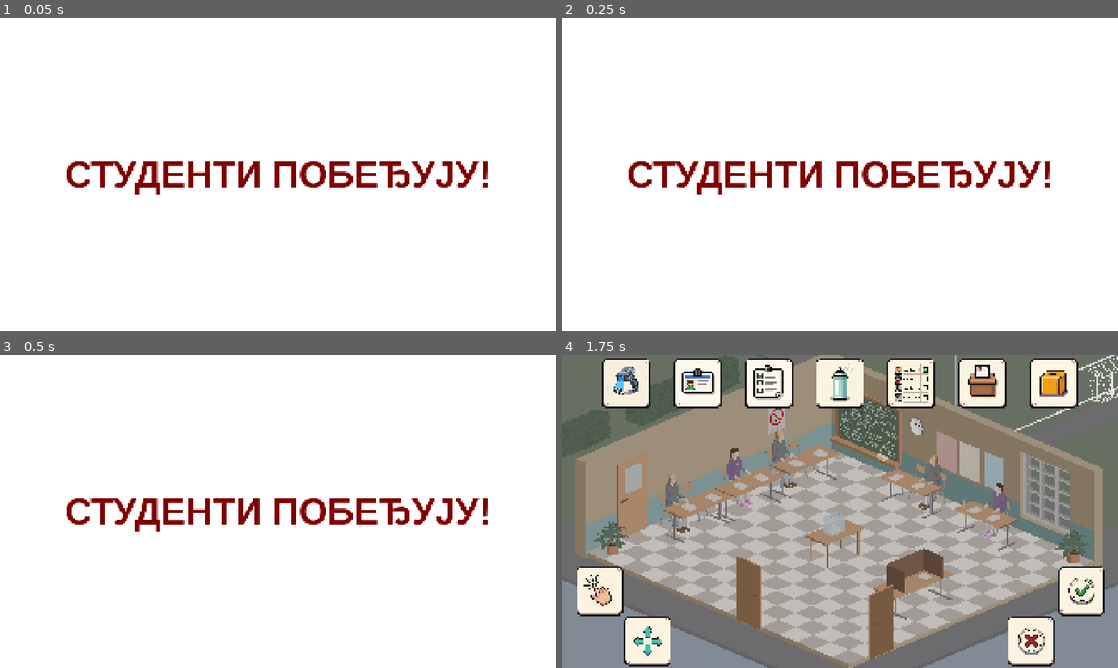
Above: before the commit, frames 1-4 (two rows, left to right).
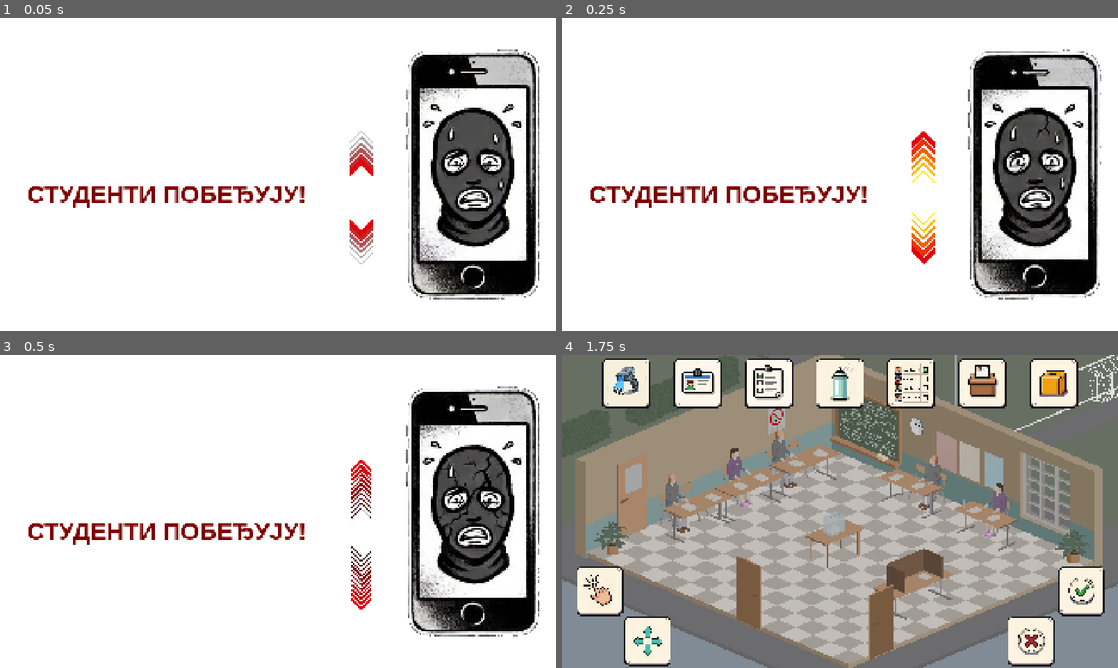
Above: after the commit, the same moments.

Repository: kreativna-blokada/blokadna-glasalica
Game: Godot game, scene res://!project/build/design/scenes/screens/main_menu.tscn
Same seed, same stepped clock (60 frames per second), same inputs: the game is played once before the commit and once after it. This scene is started directly instead of the project's main scene. Sound files missing from this copy of the repository are replaced by a short silence.
Inputs:
- Up to frame 1 (0.05 s): no input
- Up to frame 2 (0.25 s): no input
- Up to frame 3 (0.5 s): no input
- Up to frame 4 (1.75 s): hold Space (right) 0.53-1.28 s; hold A (select) 0.53-1.28 s; hold Down from 1.28 s (still down); tap D (start) at 1.35 s

The runs differ from the first frame. In frame 1, 17% of the frame differs, in the area x 5-97%, y 10-90%; in frame 2, 17%; in frame 3, 17%; in frame 4, nothing differs.
Error before the commit: Cannot call method 'set_input_as_handled' on a null value. (res://!project/build/design/scenes/screens/main_menu.gd:69)
Error after the commit: Cannot call method 'set_input_as_handled' on a null value. (res://!project/build/design/scenes/screens/main_menu.gd:78)

Commit message:
[main-menu] Added shaking phone hint explaining how to start the game

Diff:
--- a/!project/build/design/scenes/screens/main_menu.gd
+++ b/!project/build/design/scenes/screens/main_menu.gd
@@ -17,13 +17,16 @@
 var _is_starting: bool = false
 var _shake_done: bool = false
 var _shake_count: int = 0
-var _above_threshold: bool = false
+#+1 up, -1 down, 0 resting; direction of the movement currently over threshold
+var _shake_direction: float = 0.0
 var _last_shake_time: int = 0
 var _jump_tween: Tween
+var _rest_offset: float
 
 #onready vars
 @onready var jumper: CenterContainer = %JumperContainer
 @onready var jump_sound: AudioStreamPlayer = %JumpSound
+@onready var phone_animation: AnimationPlayer = %PhoneAnimation
 
 #CALLBACKS
 # ██████╗ █████╗ ██╗     ██╗     ██████╗  █████╗  ██████╗██╗  ██╗███████╗
@@ -35,6 +38,8 @@
 
 #starts the jump sound looping as soon as the menu loads
 func _ready() -> void:
+	_rest_offset = jumper.position.y
+
 	jump_sound.finished.connect(_on_jump_sound_finished)
 	jump_sound.play()
 
@@ -49,17 +54,21 @@
 		_shake_count = 0
 
 	var vertical_acceleration: float = Input.get_accelerometer().y
-	var is_above_threshold: bool = absf(vertical_acceleration) > Configs.Shake["threshold"]
-	#count only the rising edge, one shake = one crossing over threshold
-	if is_above_threshold and not _above_threshold:
+	var current_direction: float = 0.0
+	if absf(vertical_acceleration) > Configs.Shake["threshold"]:
+		current_direction = signf(vertical_acceleration)
+	#one shake = one new movement over threshold, up or down alone or a direct up/down flip
+	if current_direction != 0.0 and current_direction != _shake_direction:
 		_shake_count += 1
 		_last_shake_time = current_time
-		_jump(signf(vertical_acceleration))
+		_jump(current_direction)
 		if _shake_count >= Configs.Shake["count"]:
 			#stop counting; game starts once the sound finishes this last loop
 			_shake_done = true
 			_is_starting = true
-	_above_threshold = is_above_threshold
+			#phone stops looping and stays still while the last sound plays out
+			phone_animation.play(&"final")
+	_shake_direction = current_direction
 
 #starts game on "start" press as well
 func _unhandled_input(event: InputEvent) -> void:
@@ -99,7 +108,7 @@
 
 	jump_sound.play()
 
-	var rest_position: float = 0.0
+	var rest_position: float = _rest_offset
 	var peak_position: float = rest_position - direction * Configs.Shake["jump_height"]
 	var jump_duration: float = Configs.Shake["jump_duration"]
 
--- a/!project/build/design/scenes/screens/main_menu.tscn
+++ b/!project/build/design/scenes/screens/main_menu.tscn
@@ -1,8 +1,98 @@
-[gd_scene format=3 uid="uid://cpe84b7smud5o"]
+[gd_scene format=3 uid="uid://xo6ugvkdo8iw"]
 
 [ext_resource type="Script" uid="uid://cai4bmusbwfgp" path="res://!project/build/design/scenes/screens/main_menu.gd" id="1_main_menu"]
 [ext_resource type="FontFile" uid="uid://bdaf012h5ofyp" path="res://!project/assets/fonts/LiberationSans-Bold.ttf" id="2_font"]
 [ext_resource type="AudioStream" uid="uid://dj353siuj13e2" path="res://!project/audio/zoki skace.mp3" id="3_jump_sound"]
+[ext_resource type="Texture2D" uid="uid://csyys2s13dajh" path="res://!project/art/UI/pointers/chevrons_1-1.png" id="4_arrow_1"]
+[ext_resource type="Texture2D" uid="uid://cfd0nx6wj213k" path="res://!project/art/UI/pointers/chevrons_2-1.png" id="4_arrow_2"]
+[ext_resource type="Texture2D" uid="uid://bebhkn3sfdusc" path="res://!project/art/UI/pointers/chevrons_4.png" id="4_arrow_3"]
+[ext_resource type="Texture2D" uid="uid://qmrqc23i7p0s" path="res://!project/art/UI/pointers/chevrons_3.png" id="4_arrow_4"]
+[ext_resource type="Texture2D" uid="uid://0aotpu6drjxu" path="res://!project/art/UI/phones/image_01.png" id="5_phone_01"]
+[ext_resource type="Texture2D" uid="uid://byywmc58gij25" path="res://!project/art/UI/phones/image_02.png" id="5_phone_02"]
+[ext_resource type="Texture2D" uid="uid://dyxut2sxi2w36" path="res://!project/art/UI/phones/image_03.png" id="5_phone_03"]
+[ext_resource type="Texture2D" uid="uid://rmq0w7s6s6mq" path="res://!project/art/UI/phones/image_04.png" id="5_phone_04"]
+[ext_resource type="Texture2D" uid="uid://jj4xvyp223vv" path="res://!project/art/UI/phones/image_05.png" id="5_phone_05"]
+[ext_resource type="Texture2D" uid="uid://cexv34qvchd5v" path="res://!project/art/UI/phones/image_06.png" id="5_phone_06"]
+[ext_resource type="Texture2D" uid="uid://dl8op0y6kkrdv" path="res://!project/art/UI/phones/image_07.png" id="5_phone_07"]
+[ext_resource type="Texture2D" uid="uid://b8rjc3hq0sxbb" path="res://!project/art/UI/phones/image_08.png" id="5_phone_08"]
+[ext_resource type="Texture2D" uid="uid://e4rh4l3116d7" path="res://!project/art/UI/phones/image_09.png" id="5_phone_09"]
+[ext_resource type="Texture2D" uid="uid://b8fg3thy11yhf" path="res://!project/art/UI/phones/image_10.png" id="5_phone_10"]
+
+[sub_resource type="Animation" id="Animation_chevrons"]
+resource_name = "chevrons"
+length = 1.2
+loop_mode = 1
+step = 0.2
+tracks/0/type = "value"
+tracks/0/imported = false
+tracks/0/enabled = true
+tracks/0/path = NodePath("UpPointer:texture")
+tracks/0/interp = 1
+tracks/0/loop_wrap = true
+tracks/0/keys = {
+"times": PackedFloat32Array(0, 0.2, 0.4, 0.6),
+"transitions": PackedFloat32Array(1, 1, 1, 1),
+"update": 1,
+"values": [ExtResource("4_arrow_1"), ExtResource("4_arrow_2"), ExtResource("4_arrow_3"), ExtResource("4_arrow_4")]
+}
+tracks/1/type = "value"
+tracks/1/imported = false
+tracks/1/enabled = true
+tracks/1/path = NodePath("DownPointer:texture")
+tracks/1/interp = 1
+tracks/1/loop_wrap = true
+tracks/1/keys = {
+"times": PackedFloat32Array(0, 0.2, 0.4, 0.6),
+"transitions": PackedFloat32Array(1, 1, 1, 1),
+"update": 1,
+"values": [ExtResource("4_arrow_1"), ExtResource("4_arrow_2"), ExtResource("4_arrow_3"), ExtResource("4_arrow_4")]
+}
+
+[sub_resource type="AnimationLibrary" id="AnimationLibrary_arrows"]
+_data = {
+&"chevrons": SubResource("Animation_chevrons")
+}
+
+[sub_resource type="Animation" id="Animation_final"]
+resource_name = "final"
+length = 0.1
+step = 0.1
+tracks/0/type = "value"
+tracks/0/imported = false
+tracks/0/enabled = true
+tracks/0/path = NodePath(".:texture")
+tracks/0/interp = 1
+tracks/0/loop_wrap = true
+tracks/0/keys = {
+"times": PackedFloat32Array(0),
+"transitions": PackedFloat32Array(1),
+"update": 1,
+"values": [ExtResource("5_phone_10")]
+}
+
+[sub_resource type="Animation" id="Animation_shake"]
+resource_name = "shake"
+length = 0.9
+loop_mode = 1
+step = 0.1
+tracks/0/type = "value"
+tracks/0/imported = false
+tracks/0/enabled = true
+tracks/0/path = NodePath(".:texture")
+tracks/0/interp = 1
+tracks/0/loop_wrap = true
+tracks/0/keys = {
+"times": PackedFloat32Array(0, 0.1, 0.2, 0.3, 0.4, 0.5, 0.6, 0.7, 0.8),
+"transitions": PackedFloat32Array(1, 1, 1, 1, 1, 1, 1, 1, 1),
+"update": 1,
+"values": [ExtResource("5_phone_01"), ExtResource("5_phone_02"), ExtResource("5_phone_04"), ExtResource("5_phone_03"), ExtResource("5_phone_05"), ExtResource("5_phone_06"), ExtResource("5_phone_07"), ExtResource("5_phone_08"), ExtResource("5_phone_09")]
+}
+
+[sub_resource type="AnimationLibrary" id="AnimationLibrary_phone"]
+_data = {
+&"final": SubResource("Animation_final"),
+&"shake": SubResource("Animation_shake")
+}
 
 [node name="MainMenu" type="Control" unique_id=367170839]
 custom_minimum_size = Vector2(1920, 1080)
@@ -26,23 +116,80 @@
 [node name="JumperContainer" type="CenterContainer" parent="." unique_id=327250296]
 unique_name_in_owner = true
 layout_mode = 1
-anchors_preset = 15
-anchor_right = 1.0
+anchors_preset = -1
+anchor_right = 0.6
 anchor_bottom = 1.0
+offset_top = 100.0
+offset_bottom = 36.0
 grow_horizontal = 2
 grow_vertical = 2
 mouse_filter = 2
 
 [node name="SloganLabel" type="Label" parent="JumperContainer" unique_id=1605837650]
 unique_name_in_owner = true
+custom_minimum_size = Vector2(1100, 0)
 layout_mode = 2
 theme_override_colors/font_color = Color(0.496, 0, 0, 1)
 theme_override_fonts/font = ExtResource("2_font")
-theme_override_font_sizes/font_size = 128
+theme_override_font_sizes/font_size = 84
 text = "СТУДЕНТИ ПОБЕЂУЈУ!"
 horizontal_alignment = 1
 vertical_alignment = 1
+autowrap_mode = 3
 uppercase = true
+
+[node name="PointersColumn" type="VBoxContainer" parent="." unique_id=1841027733]
+layout_mode = 1
+anchors_preset = -1
+anchor_left = 0.625
+anchor_top = 0.25
+anchor_right = 0.675
+anchor_bottom = 0.75
+offset_top = 80.0
+offset_bottom = 80.0
+grow_horizontal = 2
+grow_vertical = 2
+mouse_filter = 2
+
+[node name="UpPointer" type="TextureRect" parent="PointersColumn" unique_id=1204851596]
+layout_mode = 2
+size_flags_vertical = 3
+mouse_filter = 2
+texture = ExtResource("4_arrow_1")
+expand_mode = 1
+stretch_mode = 5
+
+[node name="DownPointer" type="TextureRect" parent="PointersColumn" unique_id=1735026114]
+layout_mode = 2
+size_flags_vertical = 3
+mouse_filter = 2
+texture = ExtResource("4_arrow_1")
+expand_mode = 1
+stretch_mode = 5
+flip_v = true
+
+[node name="PointersAnimation" type="AnimationPlayer" parent="PointersColumn" unique_id=1592734402]
+libraries/ = SubResource("AnimationLibrary_arrows")
+autoplay = &"chevrons"
+
+[node name="Phone" type="TextureRect" parent="." unique_id=1052193517]
+layout_mode = 1
+anchors_preset = -1
+anchor_left = 0.7
+anchor_right = 1.0
+anchor_bottom = 1.0
+grow_horizontal = 2
+grow_vertical = 2
+mouse_filter = 2
+texture = ExtResource("5_phone_01")
+expand_mode = 1
+stretch_mode = 5
+
+[node name="PhoneAnimation" type="AnimationPlayer" parent="Phone" unique_id=1348762095]
+unique_name_in_owner = true
+libraries/ = SubResource("AnimationLibrary_phone")
+autoplay = &"shake"
+speed_scale = 0.5
 
 [node name="JumpSound" type="AudioStreamPlayer" parent="." unique_id=1292889533]
 unique_name_in_owner = true
--- a/project.godot
+++ b/project.godot
@@ -20,8 +20,6 @@
 Configs="*uid://dhhyvc7jn85c8"
 Globals="*uid://ej3a17l3oane"
 Signals="*uid://mla4tmb8bcml"
-ScreenManager="*uid://lrhmjicg5tti"
-GameManager="*uid://bjfmu6oaoxk6g"
 
 [display]
 
Binary file added: !project/art/UI/phones/image_01.png
Not shown, added: !project/art/UI/phones/image_01.png.import
Binary file added: !project/art/UI/phones/image_02.png
Not shown, added: !project/art/UI/phones/image_02.png.import
Binary file added: !project/art/UI/phones/image_03.png
Not shown, added: !project/art/UI/phones/image_03.png.import
Binary file added: !project/art/UI/phones/image_04.png
Not shown, added: !project/art/UI/phones/image_04.png.import
Binary file added: !project/art/UI/phones/image_05.png
Not shown, added: !project/art/UI/phones/image_05.png.import
Binary file added: !project/art/UI/phones/image_06.png
Not shown, added: !project/art/UI/phones/image_06.png.import
(and 24 more such lines)
